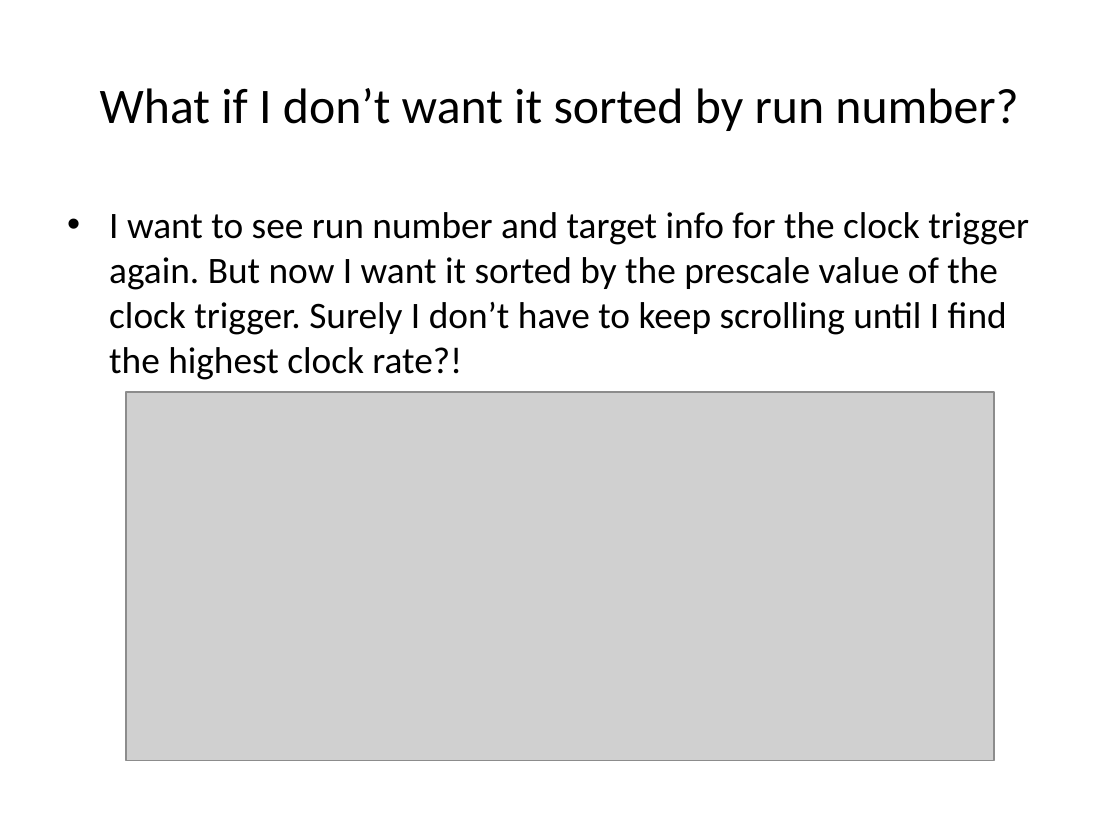
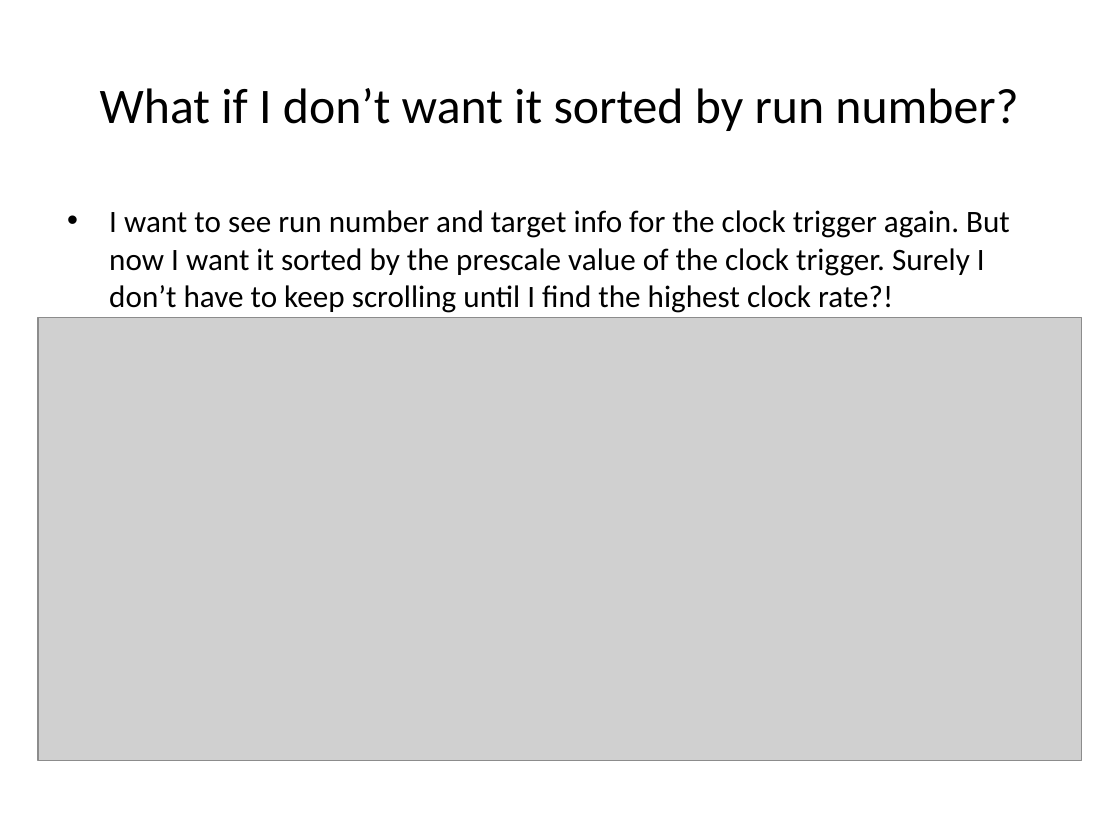
Before and after one commit to TJHague/Tritium-SQL-runlist, a slide deck: slide 12 of docs/Tritium MySQL Database How To.pptx. Drawn at 1120x840 pixels with LibreOffice and Linux fonts; fonts in the diff are those of the drawing; grey boxes stand for pictures. Boxes give left, top, right and bottom in pixels: in the first picture for what was removed or moved away, otherwise in the second. Text is boxed around its words. In the diff, an @@ line names an element or a change of style, - is before the commit and + after.

```diff
--- a/docs/Tritium MySQL Database How To.pptx
+++ b/docs/Tritium MySQL Database How To.pptx
@@ text "I want to see run ..." at (x1=109, y1=210, x2=1010, y2=313): size 24 to 20 pt @@
@@ picture resized from (x1=125, y1=392, x2=993, y2=760) to (x1=38, y1=317, x2=1082, y2=760) @@
```
Also in this commit, not shown: 8 other slides changed.
